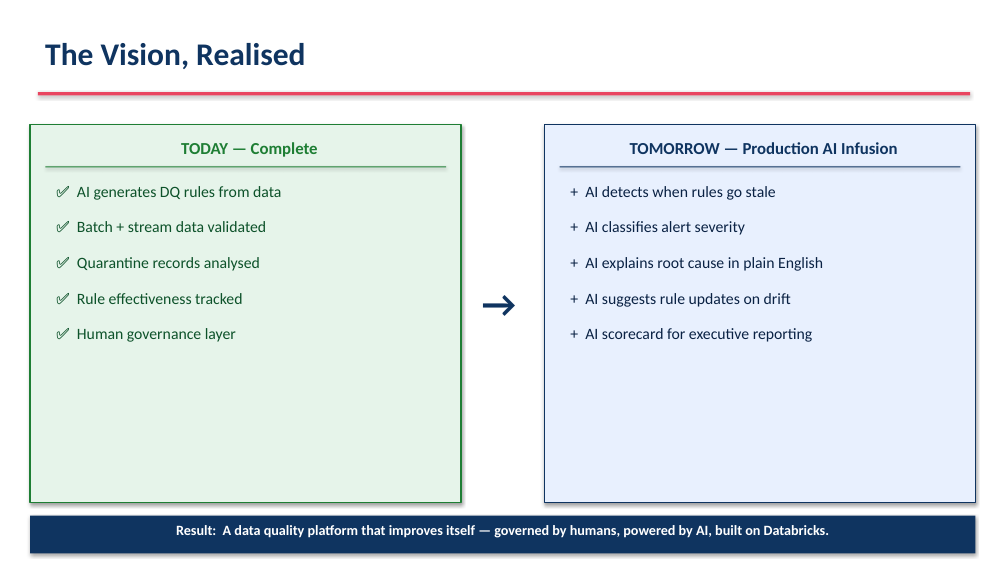
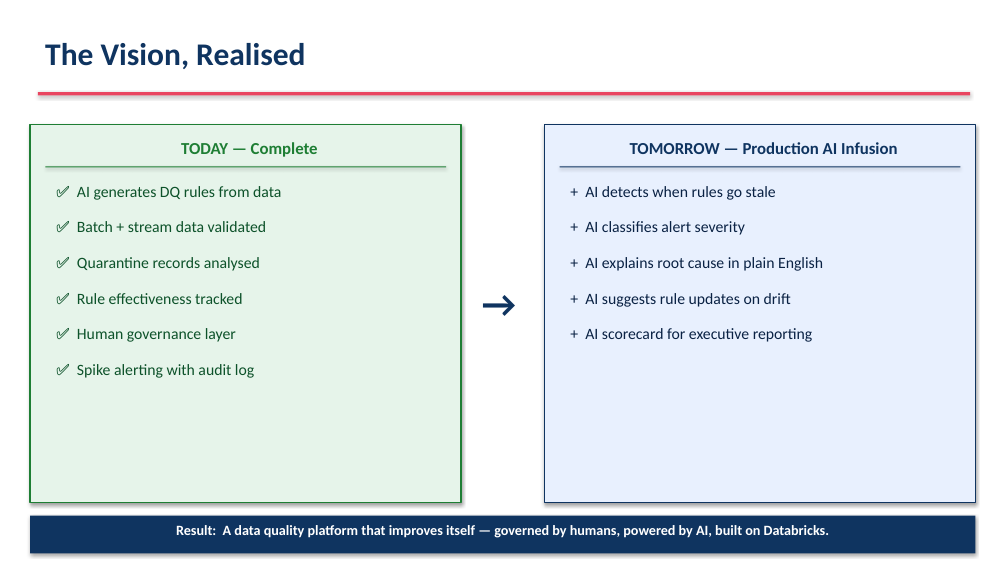
Before and after one commit to ameyadeshmukh-16/databricks-dqx-poc, a slide deck: slide 36 of AI_Infusion_Delivery_Assessment.pptx. Drawn at 1008x567 pixels with LibreOffice and Linux fonts; fonts in the diff are those of the drawing. Boxes give left, top, right and bottom in pixels: in the first picture for what was removed or moved away, otherwise in the second. Text is boxed around its words. In the diff, an @@ line names an element or a change of style, - is before the commit and + after.

```diff
--- a/AI_Infusion_Delivery_Assessment.pptx
+++ b/AI_Infusion_Delivery_Assessment.pptx
@@ text at bbox=[77, 364, 254, 378]: paragraph added @@
+✅ Spike alerting with audit log
```
Also in this commit, not shown: 12 other slides changed, 1 slide added, 1 slide removed, 1 other file.
